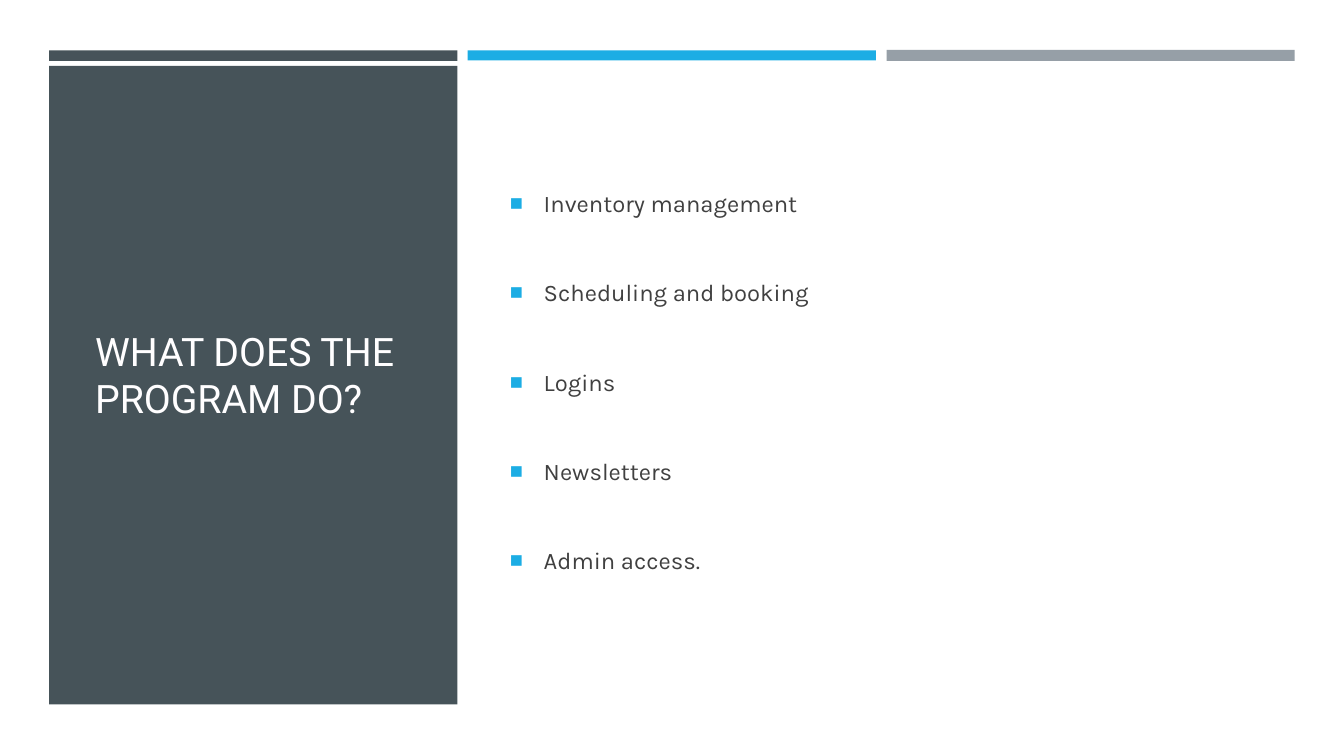
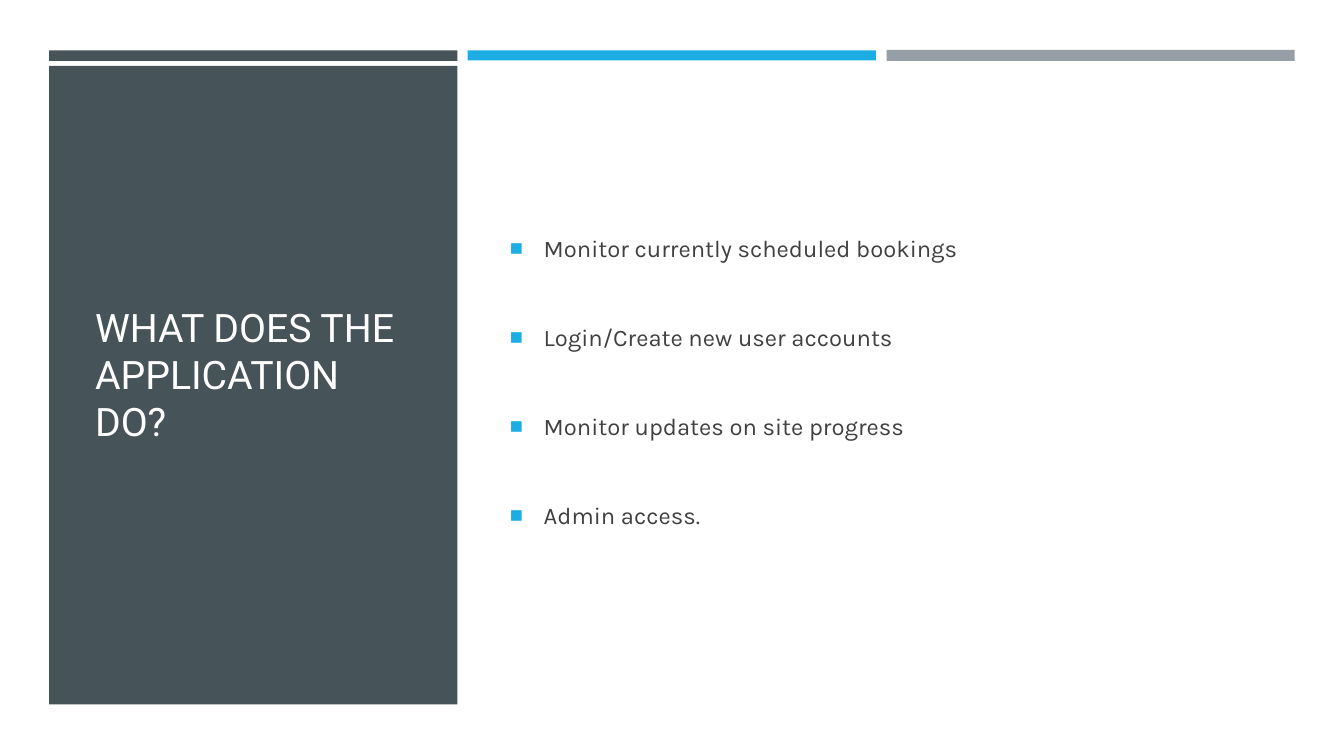
Before and after one commit to KershawK5646/CapstoneProject, a slide deck: slide 3 of Design Docs/Maker Space.pptx. Drawn at 1344x756 pixels with LibreOffice and Linux fonts; fonts in the diff are those of the drawing. Boxes give left, top, right and bottom in pixels: in the first picture for what was removed or moved away, otherwise in the second. Text is boxed around its words. In the diff, an @@ line names an element or a change of style, - is before the commit and + after.

```diff
--- a/Design Docs/Maker Space.pptx
+++ b/Design Docs/Maker Space.pptx
@@ text at (544,240,957,441): text changed @@
-■ Inventory management
-■ Scheduling and booking
-■ Logins
-■ Newsletters
+■ Monitor currently scheduled bookings
+■ Login/Create new user accounts
+■ Monitor updates on site progress
@@ title at (95,313,394,437): text changed @@
-WHAT DOES THE PROGRAM DO?
+WHAT DOES THE APPLICATION DO?
```
Also in this commit, not shown: 2 other slides changed, 3 slides removed.
